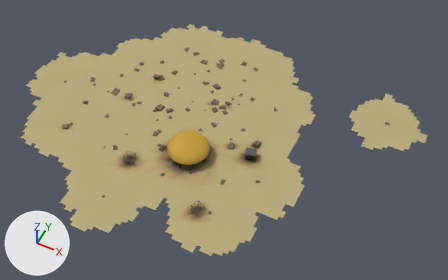
Two versions of the glTF model models/item/Q3408831/model.glb, one commit apart.
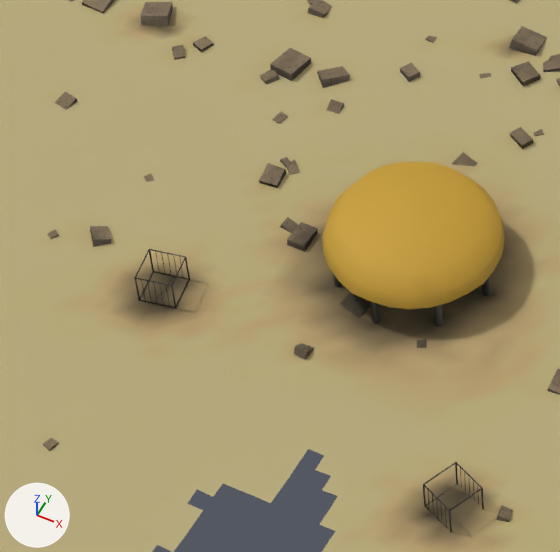
The first picture shows the older version from a 50 mm lens placed at (52.3, -85.2, 116.9), pointed at (5.4, 8.5, -0.3). The close-ups show the older and then the newer version on the part from 21% to 50% of the width and 33% to 79% of the height of that picture. Only the edits that show in the close-ups are written down. Lighting does not change. The marker at lower left points along +X, +Y and +Z. Where no turn or scale is listed for an object, it has been applied to the vertices. Vertices at exactly the same position are counted once.

Names of what the first close-up shows: 'fish_pens_2', 'reef_3', 'saucer_hangar_0', 'sediment_4'.
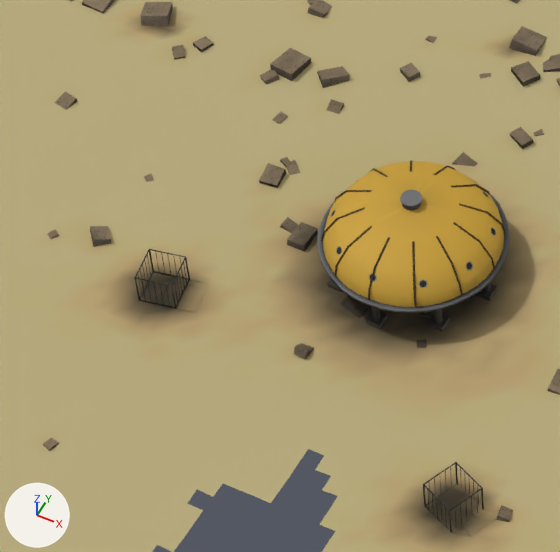
Where the change shows, as pixel boxes [x1, y1, x2, y2] in the close-ups (560 x 552 px):
'saucer_hangar_0', reshaped, moved, rescaled
    before: [322, 162, 505, 327]
    after: [318, 160, 509, 332]
part 1 of me_saucer_hangar_0, rebuilt
    before: [322, 162, 505, 309]
    after: [323, 161, 504, 307]
part 2 of me_saucer_hangar_0, rebuilt
    before: [433, 304, 443, 327]
    after: [433, 309, 443, 324]
part 3 of me_saucer_hangar_0, rebuilt (not visible afterwards)
    before: [333, 274, 342, 287]
part 4 of me_saucer_hangar_0, rebuilt (mostly hidden afterwards)
    before: [482, 276, 491, 296]
    after: [484, 283, 490, 292]
part 5 of me_saucer_hangar_0, rebuilt
    before: [371, 302, 381, 324]
    after: [371, 307, 380, 321]
part 6 of me_saucer_hangar_0, added
    after: [318, 160, 509, 332]
part 7 of me_fish_pens_2, surface changed
    both: [134, 252, 484, 532]
part 8 of me_sediment_4, recoloured
    both: [123, 214, 527, 541]
part 9 of me_sediment_4, edited (looks the same)
    both: [77, 157, 560, 552]

What changed in the scene script:
```text
Change me_saucer_hangar_0:
    used by ob_saucer_hangar_0; parent = ob_saucer_hangar; location = (-0.0106, 0.0107, 2.715); scale = (0.000158, 0.000158, 0.0000848)
    remove me_saucer_hangar_0.from_pydata(...)  # 424 vertices, 704 faces; spans x -32767.0..32767.0, y -32767.0..32767.0, z -32767.0..32767.0
    add me_saucer_hangar_0.from_pydata(...)  # 1323 vertices, 2022 faces; spans x -32767.0..32767.0, y -32767.0..32767.0, z -32767.0..32767.0
    me_saucer_hangar_0 part 1: the loose piece of 140 vertices spanning x -32767.0..32767.0, y -32767.0..32767.0, z -4291.0..32767.0 is rebuilt with 196 vertices and now spans x -31318.0..31211.0, y -31120.0..31283.0, z -5933.0..28335.0
    me_saucer_hangar_0 part 2: the loose piece of 18 vertices spanning x 19007.0..22328.0, y -22199.0..-18951.0, z -31760.0..-2222.0 is rebuilt with 18 vertices and now spans x 18055.0..21183.0, y -21032.0..-17965.0, z -31751.0..-3745.0
    me_saucer_hangar_0 part 3: the loose piece of 18 vertices spanning x -22246.0..-19026.0, y -22189.0..-18984.0, z -32129.0..-2779.0 is rebuilt with 18 vertices and now spans x -21256.0..-18200.0, y -21002.0..-17961.0, z -32005.0..-4133.0
    me_saucer_hangar_0 part 4: the loose piece of 18 vertices spanning x 27523.0..30827.0, y -1672.0..1537.0, z -32070.0..-2855.0 is rebuilt with 18 vertices and now spans x 26181.0..29297.0, y -1487.0..1554.0, z -31966.0..-4193.0
    me_saucer_hangar_0 part 5: the loose piece of 18 vertices spanning x -1702.0..1737.0, y -30887.0..-27304.0, z -32767.0..-2324.0 is rebuilt with 18 vertices and now spans x -1665.0..1549.0, y -29252.0..-25950.0, z -32452.0..-3819.0
    me_saucer_hangar_0 part 6: 789 vertices added at x -32767.0..32767.0, y -32767.0..32767.0, z -32767.0..32767.0
    other edits to the shape of me_saucer_hangar_0 do not show in these pictures
Change me_fish_pens_2:
    used by ob_fish_pens_2; location = (-0.93, -11.07, 1.02)
    remove me_fish_pens_2.from_pydata(...)  # 352 vertices, 448 faces; spans x -12.4..12.4, y -4.4..4.4, z -1.0..1.0
    add me_fish_pens_2.from_pydata(...)  # 512 vertices, 608 faces; spans x -12.4..12.4, y -4.4..4.4, z -1.0..1.0
    me_fish_pens_2 part 7: 448 kept faces spanning x -12.4..12.4, y -4.4..4.4, z -1.0..1.0 get new texture (UV) coordinates
    edits to the shape of me_fish_pens_2 do not show in these pictures
Change me_sediment_4:
    where me_sediment_4.from_pydata(...)  # 4765 vertices, 9058 faces; spans x -52.0..52.0, y -39.0..39.0, z -0.2..0.2
    used by ob_sediment_4; location = (-1.0, 9.0, -0.06)
    me_sediment_4 part 8: 364 faces centred in x -13.7..17.3, y -25.3..-1.3, z 0.1..0.2 are repainted in the vertex colours; the middle colour goes from brown #706042 to brown #534732
    me_sediment_4 part 9: 322 faces centred in x -14.7..19.3, y -26.7..-0.3, z 0.1..0.2 are repainted in the vertex colours; the middle colour goes from brown #b69e6e to brown #b39b6d
Change ob_saucer_hangar_0:
    ob_saucer_hangar_0.location: (-0.0106, 0.0107, 2.715) -> (0.000936, -0.00554, 2.911)
    ob_saucer_hangar_0.scale: (0.000158, 0.000158, 0.0000848) -> (0.000166, 0.000166, 0.0000912)
```
